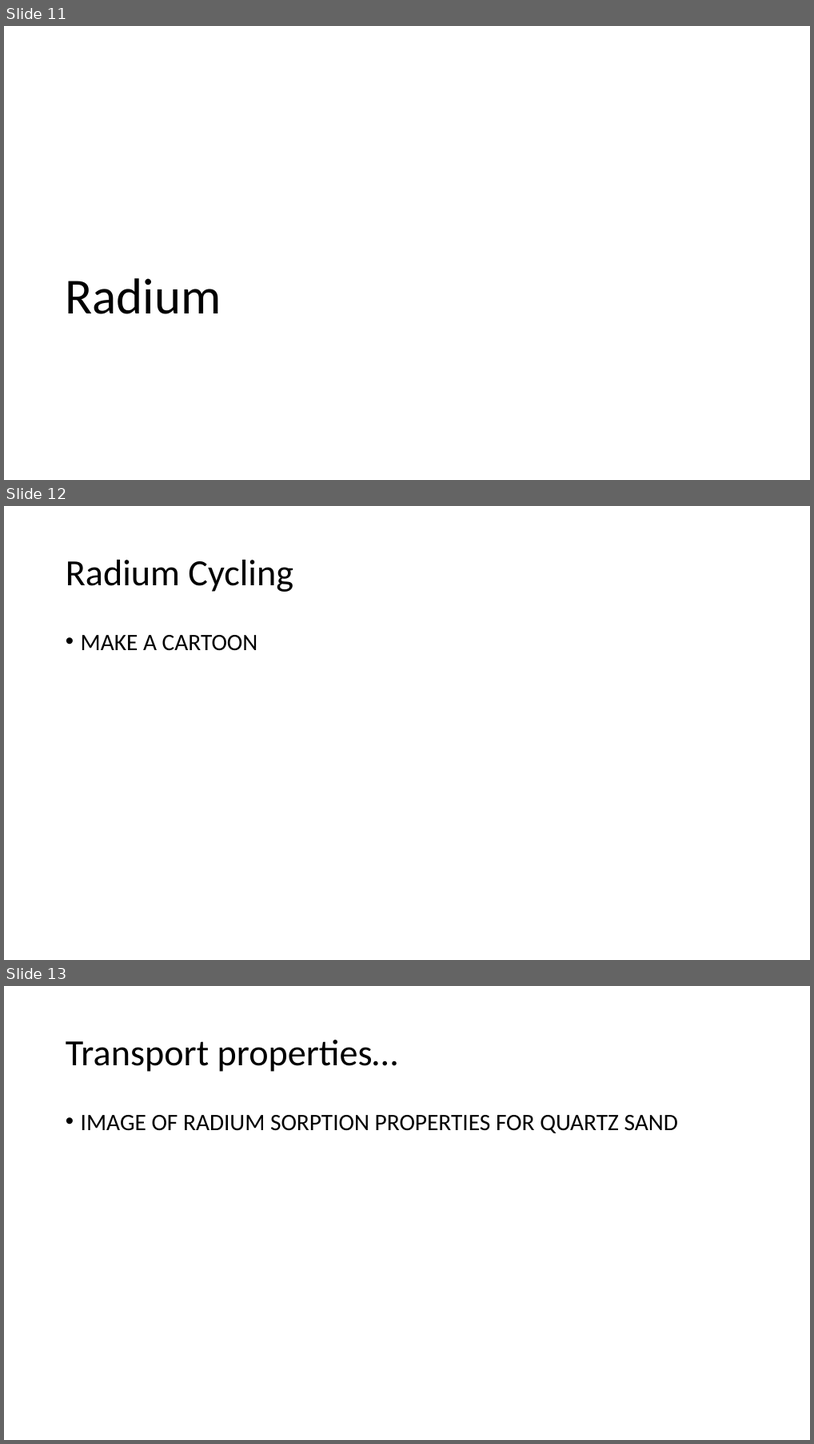
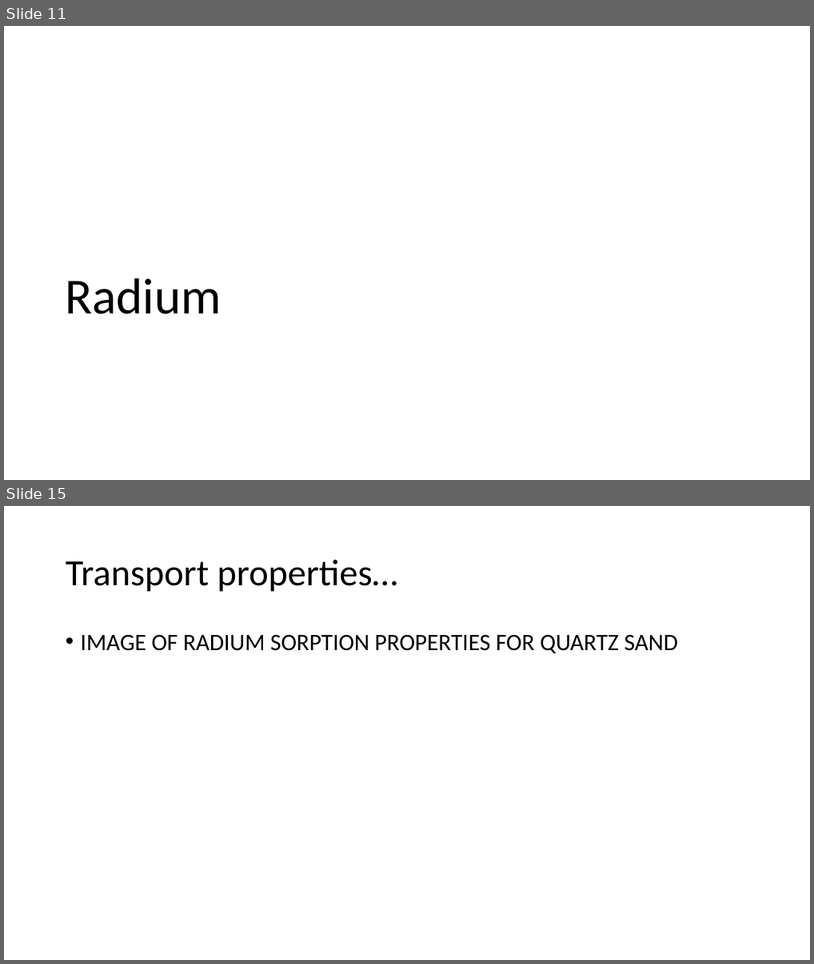
Before and after one commit to machen/Thesis-Proposal, a slide deck: Presentation.pptx. Shown one above the other, each under a label of ours: slides 11, 12 and 13 before the commit, slides 11 and 15 after it; the slides between them are not shown. The pictures are 814x1444 and 814x964 pixels, drawn with LibreOffice and Linux fonts; fonts in the diff are those of the drawing. Boxes give left, top, right and bottom in pixels: in the first picture for what was removed or moved away, otherwise in the second. Text is boxed around its words. In the diff, an @@ line names an element or a change of style, - is before the commit and + after.

Commit message:
Radium Cycling Diagram Development
Built radium diagram

```diff
--- a/Presentation.pptx
+++ b/Presentation.pptx
@@ slide 12 removed at box(4, 506, 810, 960), background #FFFFFF @@
@@ title removed at box(66, 560, 294, 592) @@
-Radium Cycling
@@ text removed at box(81, 635, 258, 651) @@
-• MAKE A CARTOON
@@ what was slide 13 is now slide 15 @@
```
Also in this commit, not shown: 3 slides added, 2 other files.
